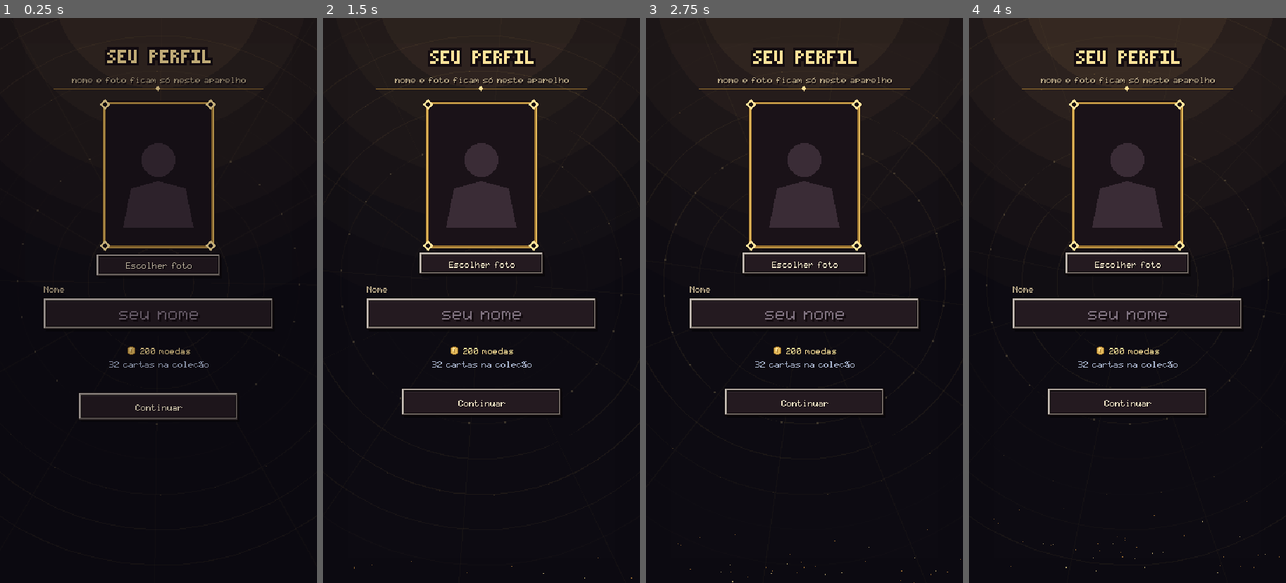
Above: before the commit, frames 1-4 (left to right).
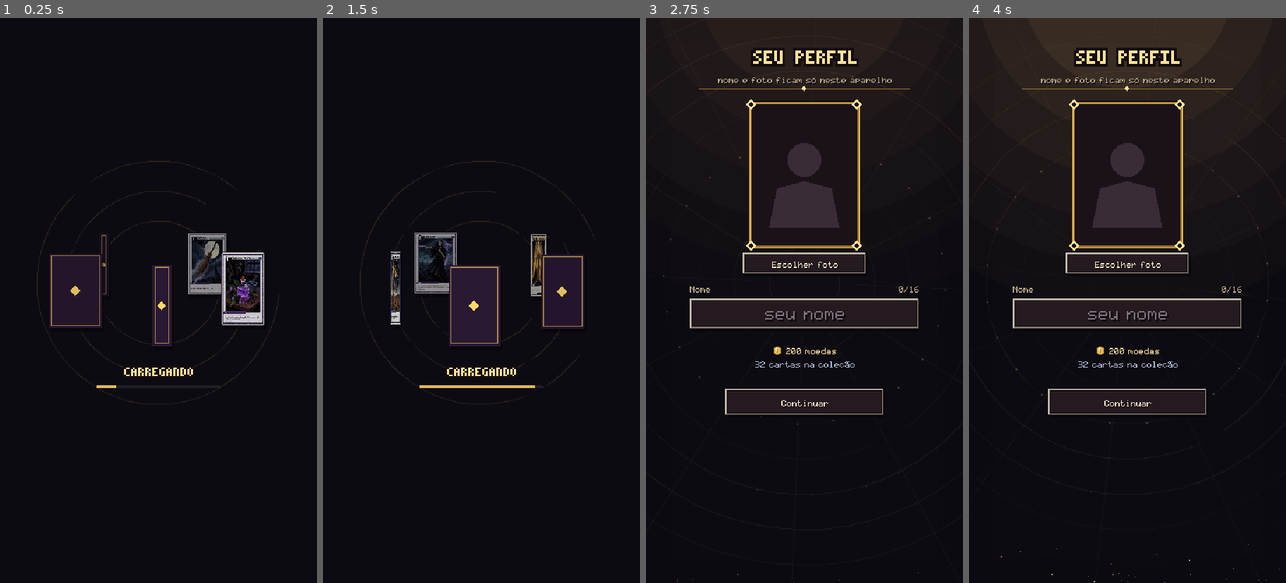
Above: after the commit, the same moments.

Repository: Sapyst/KodeX-Card-Game
Game: Godot game, scene res://carregamento.tscn
Same seed, same stepped clock (60 frames per second), same inputs: the game is played once before the commit and once after it. Before the commit the project starts from res://fluxo.tscn.
Inputs (mouse positions are in pixels of both pictures, inside the frame that each line leads up to):
- Up to frame 1 (0.25 s): no input
- Up to frame 2 (1.5 s): move the mouse to (551, 272) at 0.52 s; click (551, 272) at 0.67 s; drag from (418, 328) to (465, 413) at 1.27 s
- Up to frame 3 (2.75 s): move the mouse to (836, 176) at 2.02 s; click (836, 176) at 2.17 s
- Up to frame 4 (4 s): tap Enter at 2.75 s; drag from (1111, 413) to (1032, 215) at 2.77 s; tap Space at 3.5 s; move the mouse to (1222, 385) at 3.52 s; click (1222, 385) at 3.67 s

The runs differ from the first frame. In frame 1, 14% of the frame differs, in the area x 2-98%, y 0-85%; in frame 2, 14%, in the area x 0-100%, y 0-100%; in frame 3, 0.1%; in frame 4, 0.1%.

Commit message:
v0.6.5-alpha: tela de carregamento com cartas, cursor de texto e limite de caracteres
- Splash do Godot desligado; nova primeira cena: 5 cartas sorteadas (sem repetir entre si nem da última
  abertura) girando em órbita e virando enquanto o menu carrega em segundo plano, com barra de progresso
- Campo de nome e renomear deck: cursor "|" piscando (antes aparecia "?") e contador "6/16"

Co-Authored-By: Claude Opus 5.5 <noreply@anthropic.com>

Diff:
--- /dev/null
+++ b/godot/carregamento.gd
@@ -0,0 +1,100 @@
+extends Node2D
+## Tela de carregamento (primeira cena): 5 cartas sorteadas giram em órbita, virando (verso ↔ frente), enquanto o
+## menu carrega numa thread. O sorteio nunca repete cartas entre si nem as da última abertura (user://config.cfg).
+## Fica no mínimo 1,6 s para a animação ser vista, depois esmaece 0,3 s e entra no menu.
+
+const PROXIMA := "res://fluxo.tscn"
+const N := 5
+const MINIMO := 1.6
+
+var cartas: Array = []            # [{tex, fase}]
+var t := 0.0
+var saindo := -1.0
+var progresso := 0.0
+var _pronto: PackedScene = null
+
+
+func _ready() -> void:
+	texture_filter = CanvasItem.TEXTURE_FILTER_LINEAR
+	var cfg := ConfigFile.new()
+	cfg.load(Sessao.CONFIG)
+	var ultimas: Array = cfg.get_value("carregamento", "ultimas", [])
+	var pool: Array = []
+	for cid in Sessao.db["cartas"]:
+		if not cid in ultimas and ResourceLoader.exists("res://assets/carta/%s.webp" % cid):
+			pool.append(cid)
+	pool.shuffle()
+	var escolhidas: Array = pool.slice(0, N)
+	cfg.set_value("carregamento", "ultimas", escolhidas)
+	cfg.save(Sessao.CONFIG)
+	var pasta := "carta_en" if Sessao.idioma == "en" else "carta"
+	for k in escolhidas.size():
+		cartas.append({"tex": Carta.textura(pasta, escolhidas[k], "webp"), "fase": TAU * k / N})
+	ResourceLoader.load_threaded_request(PROXIMA)
+
+
+func _process(delta: float) -> void:
+	t += delta
+	if _pronto == null:
+		var prog: Array = []
+		var st := ResourceLoader.load_threaded_get_status(PROXIMA, prog)
+		if not prog.is_empty():
+			progresso = maxf(progresso, float(prog[0]))
+		if st == ResourceLoader.THREAD_LOAD_LOADED:
+			_pronto = ResourceLoader.load_threaded_get(PROXIMA)
+			progresso = 1.0
+	if _pronto != null and t >= MINIMO and saindo < 0.0:
+		saindo = 0.0
+	if saindo >= 0.0:
+		saindo += delta
+		if saindo >= 0.3:
+			get_tree().change_scene_to_packed(_pronto)
+			return
+	queue_redraw()
+
+
+func _draw() -> void:
+	var vs := get_viewport_rect().size
+	var c := vs / 2.0 + Vector2(0, -20)
+	draw_rect(Rect2(Vector2.ZERO, vs), Color("#0d0b12"))
+	var fade := 1.0 - clampf(saindo / 0.3, 0, 1) if saindo >= 0.0 else minf(1.0, t / 0.25)
+	# círculos de runas girando devagar atrás da órbita
+	for i in 3:
+		var raio := 70.0 + i * 34.0
+		draw_arc(c, raio, t * (0.4 if i % 2 == 0 else -0.3), t * (0.4 if i % 2 == 0 else -0.3) + TAU * 0.85, 48,
+			Color(0.89, 0.72, 0.35, 0.12 * fade), 1.0)
+	# órbita: ordena por profundidade (as de trás primeiro)
+	var itens: Array = []
+	for k in cartas.size():
+		var a: float = t * 1.1 + cartas[k]["fase"]
+		itens.append([sin(a), k, a])
+	itens.sort_custom(func(x: Array, y: Array) -> bool: return x[0] < y[0])
+	for it in itens:
+		var prof: float = it[0]                       # -1 (atrás) .. 1 (frente)
+		var a: float = it[2]
+		var k: int = it[1]
+		var p := c + Vector2(cos(a) * 100.0, prof * 26.0)
+		var esc := 0.75 + 0.25 * (prof + 1.0) / 2.0
+		var giro := cos(t * 2.4 + k * 1.3)            # vira sobre o próprio eixo
+		var tam := Vector2(66, 92) * esc
+		var w := maxf(2.0, tam.x * absf(giro))
+		var r := Rect2(p - Vector2(w, tam.y) / 2, Vector2(w, tam.y))
+		var luz := 0.55 + 0.45 * (prof + 1.0) / 2.0
+		draw_rect(Rect2(r.position + Vector2(2, 4), r.size), Color(0, 0, 0, 0.4 * fade))
+		if giro > 0.0 and cartas[k]["tex"] != null:
+			draw_texture_rect(cartas[k]["tex"], r, false, Color(luz, luz, luz, fade))
+		else:                                          # verso
+			draw_rect(r, Color(0.16 * luz, 0.1 * luz, 0.2 * luz, fade))
+			draw_rect(r.grow(-3), Color(0.89, 0.72, 0.35, 0.7 * fade * luz), false, 1.0)
+			var q := r.get_center()
+			var s := minf(6.0, w / 4.0)
+			draw_colored_polygon(PackedVector2Array([q + Vector2(0, -s), q + Vector2(s, 0), q + Vector2(0, s), q + Vector2(-s, 0)]),
+				Color(1.0, 0.85, 0.4, fade * luz))
+	# texto e barra de progresso
+	var pontos := ".".repeat(int(t * 3.0) % 4)
+	var txt := Sessao.t("CARREGANDO") + pontos
+	PixelFonte.desenhar(self, Vector2(c.x - PixelFonte.largura(Sessao.t("CARREGANDO"), 2) / 2.0, c.y + 96), txt, Color(1.0, 0.89, 0.6, fade), 2, Color("#140c10"))
+	var barra := Rect2(c.x - 70, c.y + 116, 140, 3)
+	draw_rect(barra, Color(1, 1, 1, 0.08 * fade))
+	var vis := clampf(minf(progresso, t / MINIMO), 0, 1)
+	draw_rect(Rect2(barra.position, Vector2(barra.size.x * vis, barra.size.y)), Color(0.89, 0.72, 0.35, fade))
--- /dev/null
+++ b/godot/carregamento.tscn
@@ -0,0 +1,6 @@
+[gd_scene load_steps=2 format=3]
+
+[ext_resource type="Script" path="res://carregamento.gd" id="1"]
+
+[node name="Carregamento" type="Node2D"]
+script = ExtResource("1")
--- a/godot/dados/ui_en.json
+++ b/godot/dados/ui_en.json
@@ -204,5 +204,6 @@
  "NO DECK %d  -  LIVRES %d": "IN DECK %d  -  FREE %d",
  "DESLIZE PARA CIMA: LORE": "SWIPE UP: LORE",
  "PARA BAIXO OU TOQUE FORA: VOLTAR": "SWIPE DOWN OR TAP OUTSIDE: BACK",
- "BAIXO: CARTA  -  CIMA: FECHAR": "DOWN: CARD  -  UP: CLOSE"
+ "BAIXO: CARTA  -  CIMA: FECHAR": "DOWN: CARD  -  UP: CLOSE",
+ "CARREGANDO": "LOADING"
 }
--- a/godot/fluxo.gd
+++ b/godot/fluxo.gd
@@ -111,6 +111,11 @@
 	if OS.get_environment("GD_FOIL_TESTE") != "":            # teste: dá uma foil ao perfil
 		Sessao.perfil["colecao"][OS.get_environment("GD_FOIL_TESTE")] = 1
 		Sessao.perfil["foils"][OS.get_environment("GD_FOIL_TESTE")] = 1
+	if OS.get_environment("GD_TESTE_NOME") != "":             # teste: campo de nome com foco (cursor e contador)
+		_ir("perfil")
+		Sessao.perfil["nome"] = OS.get_environment("GD_TESTE_NOME")
+		mp.nome_edit.text = Sessao.perfil["nome"]
+		mp.nome_edit.grab_focus()
 	if OS.get_environment("GD_TESTE_VISOR") != "":            # teste: abre, sobe a lore, volta, fecha puxando
 		mp.abrir_deck(0)
 		_teste_visor()
--- a/godot/menu_perfil.gd
+++ b/godot/menu_perfil.gd
@@ -123,6 +123,22 @@
 	Fonte57.desenhar(f, Vector2(340 - w, 15), m, f.OURO[0], f.ESCURO)
 
 
+## Texto 2× centrado + cursor de digitação: barra vertical "|" de 2×16 px piscando (0,5 s aceso / 0,5 s apagado)
+## logo depois da última letra; o cursor não desloca o centro do texto.
+func _texto2x_cursor(c: Vector2, s: String, cor: Color, focado: bool) -> void:
+	_texto2x(c, s, cor)
+	if focado and fmod(f.tempo, 1.0) < 0.5:
+		var x := c.x + Fonte57.largura(s) + 3.0 if s != "" else c.x
+		f.draw_rect(Rect2(x, c.y - 8, 2, 16), cor)
+
+
+## Contador "7/16" (fica vermelho no limite).
+func _contador(pos: Vector2, n: int) -> void:
+	var s := "%d/%d" % [n, nome_edit.max_length]
+	var cor := Color("#ff9a8a") if n >= nome_edit.max_length else Color(0.72, 0.66, 0.53)
+	Fonte57.desenhar(f, pos - Vector2(Fonte57.largura(s), 0), s, cor, f.ESCURO)
+
+
 func _texto2x(c: Vector2, s: String, cor: Color) -> void:
 	var w := Fonte57.largura(s) * 2
 	f.draw_set_transform(c - Vector2(w / 2.0, 7), 0.0, Vector2(2, 2))
@@ -158,9 +174,9 @@
 	if nome == "" and not nome_edit.has_focus():
 		_texto2x(dentro.get_center(), Sessao.t("seu nome"), Color(0.5, 0.45, 0.5))
 	else:
-		var cursor := "_" if nome_edit.has_focus() and fmod(f.tempo, 0.9) < 0.45 else " "
-		_texto2x(dentro.get_center(), nome + cursor, f.OURO[0])
+		_texto2x_cursor(dentro.get_center(), nome, f.OURO[0], nome_edit.has_focus())
 	Fonte57.desenhar(f, Vector2(50, 304), Sessao.t("Nome"), Color("#b8a888"))
+	_contador(Vector2(310, 304), nome.length())
 	var tm := "%d %s" % [Sessao.moedas(), Sessao.t("moedas")]
 	var wm := Fonte57.largura(tm)
 	moeda(Vector2(180 - (wm + 14) / 2.0 + 5, 377))
@@ -433,8 +449,10 @@
 func desenhar_deck_edit() -> void:
 	var d: Dictionary = Sessao.perfil["decks"][deck_idx]
 	var deck: Array = d["cartas"]
-	var cur := "_" if nome_edit.has_focus() and editando == "deck" and fmod(f.tempo, 0.9) < 0.45 else ""
-	_texto2x(Vector2(180, 18), str(d["nome"]) + cur, f.OURO[0])
+	var editando_nome := nome_edit.has_focus() and editando == "deck"
+	_texto2x_cursor(Vector2(180, 18), str(d["nome"]), f.OURO[0], editando_nome)
+	if editando_nome:
+		_contador(Vector2(352, 30), str(d["nome"]).length())
 	var n := deck.size()
 	var cor := Color(0.81, 0.88, 1.0) if n == Sessao.DECK_TAM else Color("#ff9a8a")
 	f._texto_central(Vector2(180, 36), "%d / %d" % [n, Sessao.DECK_TAM], cor)
--- a/godot/project.godot
+++ b/godot/project.godot
@@ -3,8 +3,10 @@
 
 [application]
 config/name="KodeX"
-config/version="0.6.4-alpha"
-run/main_scene="res://fluxo.tscn"
+config/version="0.6.5-alpha"
+run/main_scene="res://carregamento.tscn"
+boot_splash/show_image=false
+boot_splash/bg_color=Color(0.051, 0.043, 0.071, 1)
 config/icon="res://icon.png"
 config/features=PackedStringArray("4.7", "Mobile")
 
Not shown, added: godot/carregamento.gd.uid
Not shown, changed: godot/export_presets.cfg
